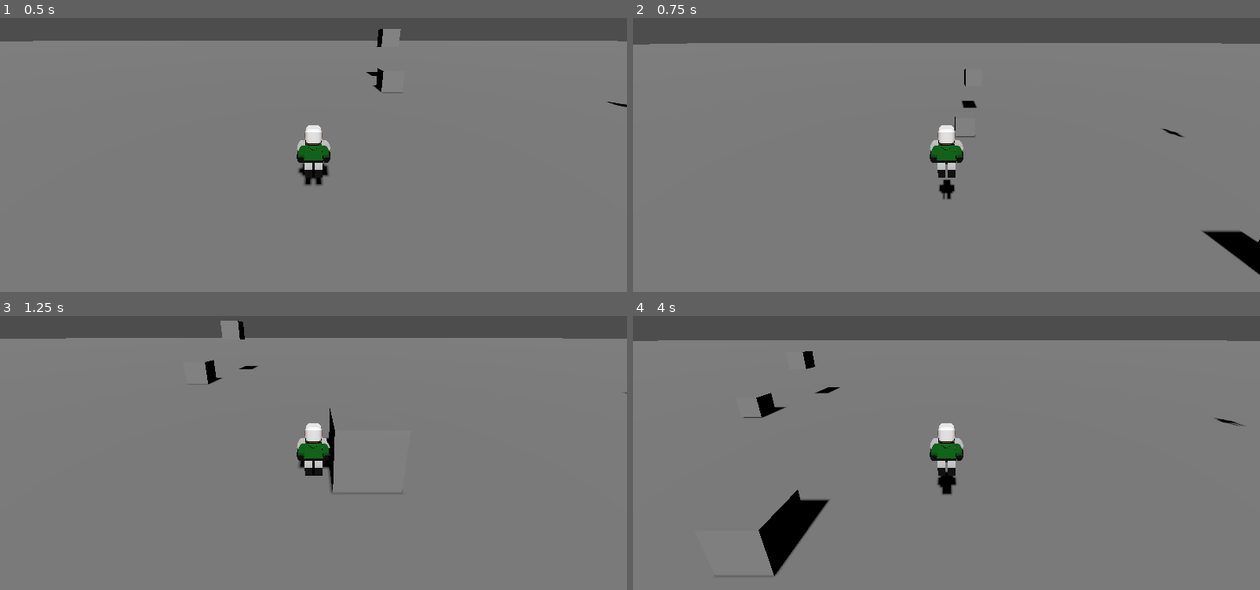
Above: before the commit, frames 1-4 (two rows, left to right).
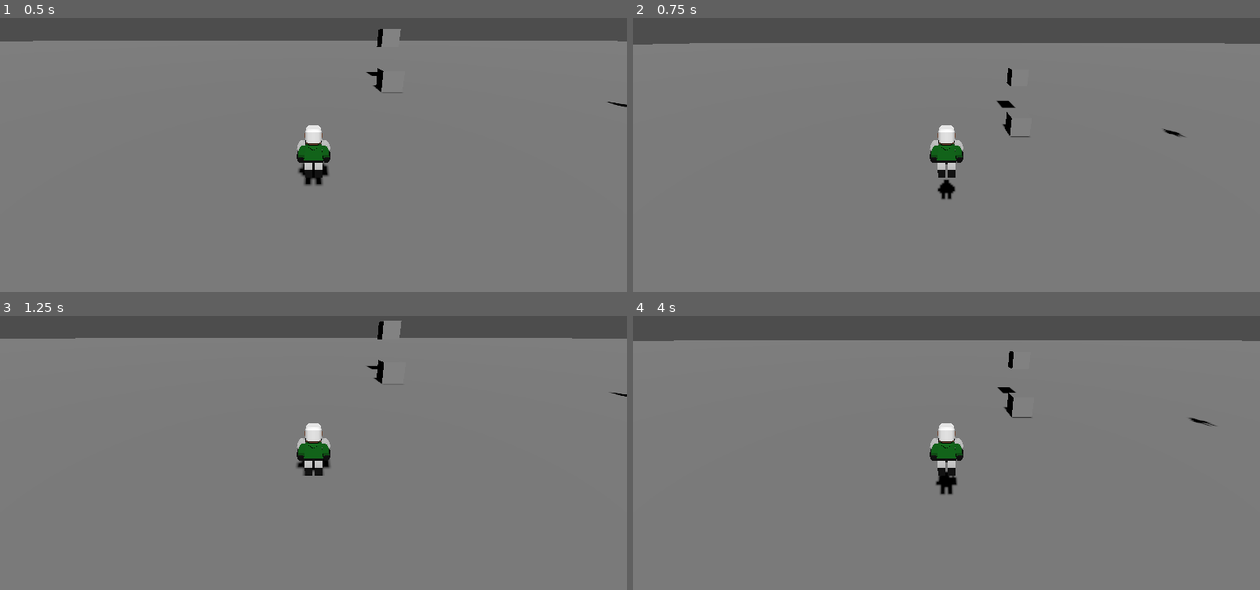
Above: after the commit, the same moments.

Repository: kevinlights/ChocoDriver
Game: Godot game, scene res://run/levels/infinite_level.tscn
The game is run twice, just before and just after one commit, with the same random seed, the same clock (stepped at 60 frames per second) and the same inputs.
Inputs:
- Up to frame 1 (0.5 s): no input
- Up to frame 2 (0.75 s): hold Right (move_right) from 0.53 s (still down); hold Space (jump) from 0.53 s (still down)
- Up to frame 3 (1.25 s): keep holding Right (move_right); keep holding Space (jump)
- Up to frame 4 (4 s): release Right (move_right) at 1.28 s; release Space (jump) at 1.28 s; hold Down (move_back) 1.28-2.03 s; tap Space (jump) at 1.35, 1.52, 1.82, 2.85, 3.02, 3.32 s; hold Right (move_right) 2.03-2.78 s; hold Space (jump) 2.03-2.78 s; hold Up (move_forward) 2.78-3.53 s; hold Left (move_left) from 3.53 s (still down); hold Space (jump) from 3.53 s (still down)

Frame 1 is identical in both runs. In frame 2, 1.1% of the frame differs, in the area x 2-100%, y 9-94%; in frame 3, 1.0%; in frame 4, 2.2%, in the area x 4-98%, y 8-95%.

Commit message:
:gamepad: Isolate input control

Diff:
--- a/first3d/component/entity/walker/walker.gd
+++ b/first3d/component/entity/walker/walker.gd
@@ -11,22 +11,29 @@
 var target_velocity = Vector3.ZERO
 
 
+func trigger_jump() -> void:
+	if is_on_floor():
+		target_velocity.y = jump_impulse
+
+
+func trigger_direction(dir: Vector2) -> void:
+	target_velocity.x = dir.x * speed
+	target_velocity.z = dir.y * speed
+
+
 func _physics_process(delta: float) -> void:
-	var direction = Vector3.ZERO
-
-	var ground_velocity: Vector2 = Input.get_vector("move_left", "move_right", "move_forward", "move_back")
-
-	# Ground Velocity
-	target_velocity.x = ground_velocity.x * speed
-	target_velocity.z = ground_velocity.y * speed
-
-	# Vertical Velocity
-	if is_on_floor():
-		if Input.is_action_just_pressed("jump"):
-			target_velocity.y = jump_impulse
-	else:
+	# Gravity
+	if not is_on_floor():
 		target_velocity.y = target_velocity.y - (fall_acceleration * delta)
 
 	# Moving the Character
 	velocity = target_velocity
 	move_and_slide()
+
+
+func _on_dir_changed(dir: Vector2) -> void:
+	trigger_direction(dir)
+
+
+func _on_main_action() -> void:
+	trigger_jump()
--- a/first3d/component/entity/walker/walker.tscn
+++ b/first3d/component/entity/walker/walker.tscn
@@ -1,7 +1,8 @@
-[gd_scene load_steps=4 format=3 uid="uid://b10k58capm04o"]
+[gd_scene load_steps=5 format=3 uid="uid://b10k58capm04o"]
 
 [ext_resource type="Script" path="res://component/entity/walker/walker.gd" id="1_xg6by"]
 [ext_resource type="PackedScene" uid="uid://bt8on6t7lqtrt" path="res://component/entity/walker/BasicPlayer.glb" id="2_p2xjj"]
+[ext_resource type="Script" path="res://flow/control/local_input/local_input.gd" id="3_ya20m"]
 
 [sub_resource type="BoxShape3D" id="BoxShape3D_6q2sk"]
 size = Vector3(0.56, 0.8, 0.4)
@@ -11,8 +12,14 @@
 collision_mask = 5
 script = ExtResource("1_xg6by")
 
-[node name="BasicPlayer" parent="." instance=ExtResource("2_p2xjj")]
+[node name="BasicPlayerModel" parent="." instance=ExtResource("2_p2xjj")]
 
 [node name="Shape" type="CollisionShape3D" parent="."]
 transform = Transform3D(1, 0, 0, 0, 1, 0, 0, 0, 1, 0, 0.4, 0)
 shape = SubResource("BoxShape3D_6q2sk")
+
+[node name="Control" type="Node" parent="."]
+script = ExtResource("3_ya20m")
+
+[connection signal="dir_changed" from="Control" to="." method="_on_dir_changed"]
+[connection signal="main_action" from="Control" to="." method="_on_main_action"]
--- /dev/null
+++ b/first3d/flow/control/local_input/local_input.gd
@@ -0,0 +1,13 @@
+class_name LocalInput
+extends Node
+# Sends commands from a local device
+
+signal dir_changed(new_dir: Vector2)
+signal main_action
+
+func _unhandled_input(event: InputEvent) -> void:
+	if event.is_action_pressed("jump"):
+		main_action.emit()
+	elif event is InputEventJoypadMotion:
+		var dir: Vector2 = Input.get_vector("move_left", "move_right", "move_forward", "move_back")
+		dir_changed.emit(dir)
